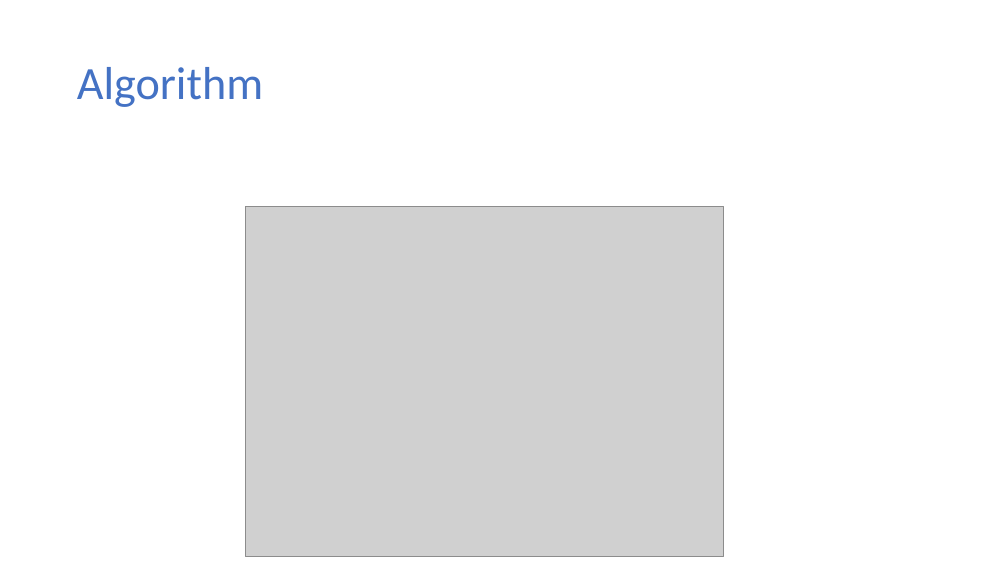
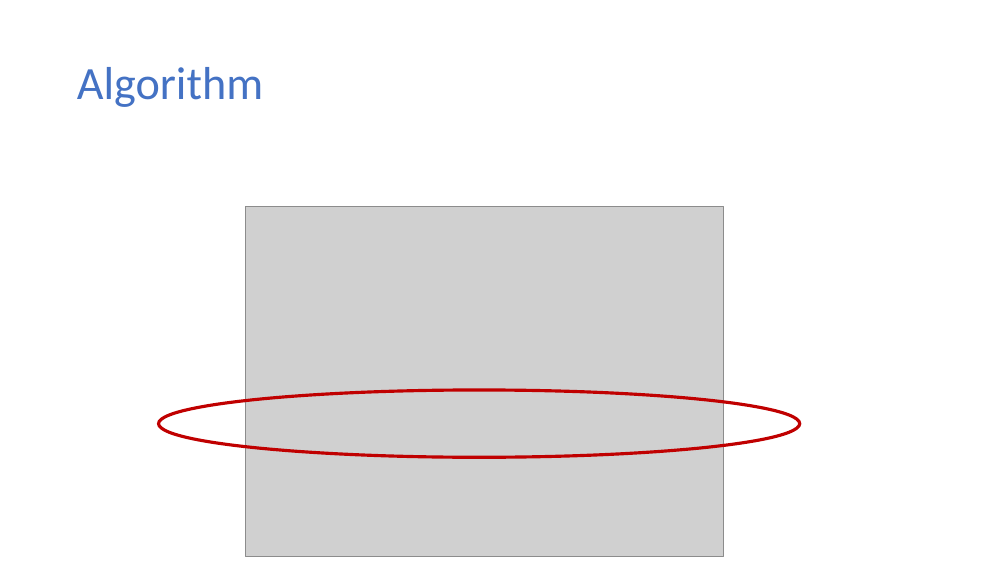
Before and after one commit to samsonzhou/samsonzhou.github.io, a slide deck: slide 45 of other-talks/Learning Augmented Algorithms for k-Means Clustering.pptx (slide 34 before the commit). Drawn at 1008x567 pixels with LibreOffice and Linux fonts; fonts in the diff are those of the drawing; grey boxes stand for pictures. Boxes give left, top, right and bottom in pixels: in the first picture for what was removed or moved away, otherwise in the second. Text is boxed around its words. In the diff, an @@ line names an element or a change of style, - is before the commit and + after.

```diff
--- a/other-talks/Learning Augmented Algorithms for k-Means Clustering.pptx
+++ b/other-talks/Learning Augmented Algorithms for k-Means Clustering.pptx
@@ ellipse added at [159, 390, 800, 457], outline #C00000 3 pt @@
```
Also in this commit, not shown: 3 other slides changed, 12 slides added, 1 slide removed, 2 other files.
